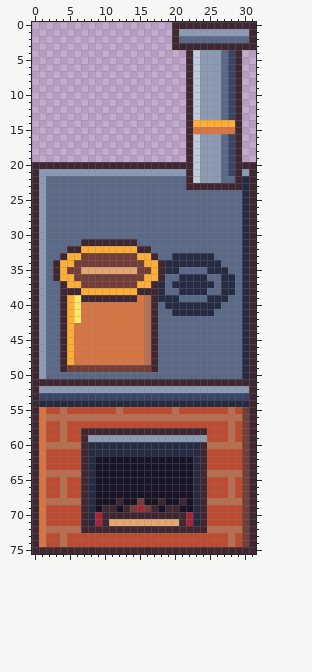
Edited in one commit: pixel-art file (art-src/aseprite/stove_cold.aseprite). The picture above was drawn from the file before the commit.
32x76 pixels, 1 frame.
After the commit:
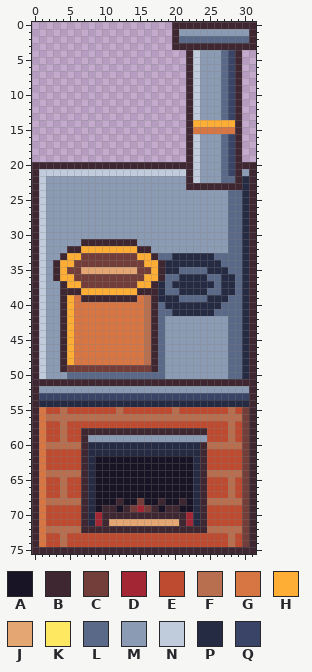
Palette (. is transparent): A #181425  B #3e2731  C #733e39  D #a22633  E #be4a2f  F #b86f50  G #d77643  H #feae34  J #e4a672  K #fee761  L #5a6988  M #8b9bb4  N #c0cbdc  P #262b44  Q #3a4466
The edit:
y 21: x 1..21 MMMMMMMMMMMMMMMMMMMMM -> NNNNNNNNNNNNNNNNNNNNN
y 22..23: x 1..21 MLLLLLLLLLLLLLLLLLLLL -> NMMMMMMMMMMMMMMMMMMMM
y 24..30: x 1..27 MLLLLLLLLLLLLLLLLLLLLLLLLLL -> NMMMMMMMMMMMMMMMMMMMMMMMMMM
y 31: x 1..6 MLLLLL -> NMMMMM; x 15..27 LLLLLLLLLLLLL -> MMMMMMMMMMMMM
y 32: x 1..4 MLLL -> NMMM; x 17..27 LLLLLLLLLLL -> MMMMMMMMMMM
y 33: x 1..3 MLL -> NMM
y 34..36: x 1..2 ML -> NM
y 37..38: x 1..3 MLL -> NMM
y 39..41: x 1..3 MLL -> NMM; x 6 K -> G
y 42: x 1..3 MLL -> NMM; x 6 K -> G; x 19..27 LLLLLLLLL -> MMMMMMMMM
y 43..49: x 1..3 MLL -> NMM; x 19..27 LLLLLLLLL -> MMMMMMMMM
y 50: x 1..4 MLLL -> NMMM; x 19..27 LLLLLLLLL -> MMMMMMMMM
Pixel boxes of the changes (left, top, right, bottom) in both pictures:
changed: (39, 169, 228, 379)
